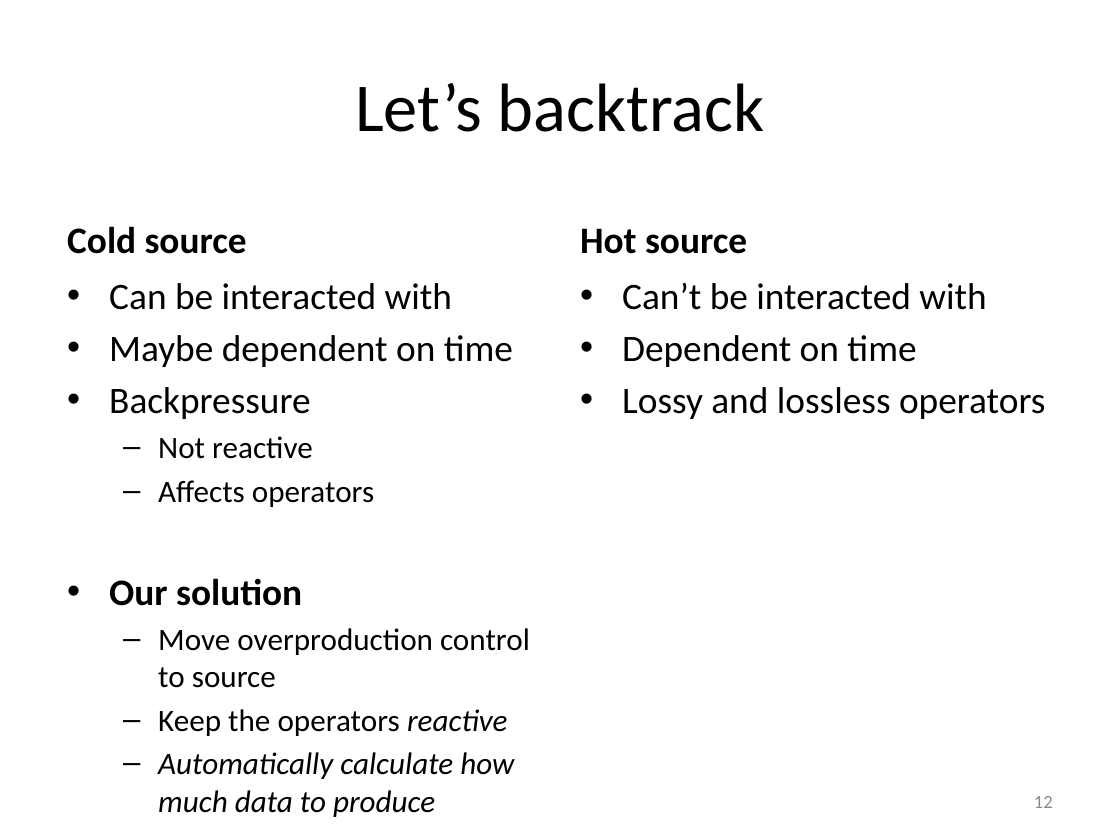
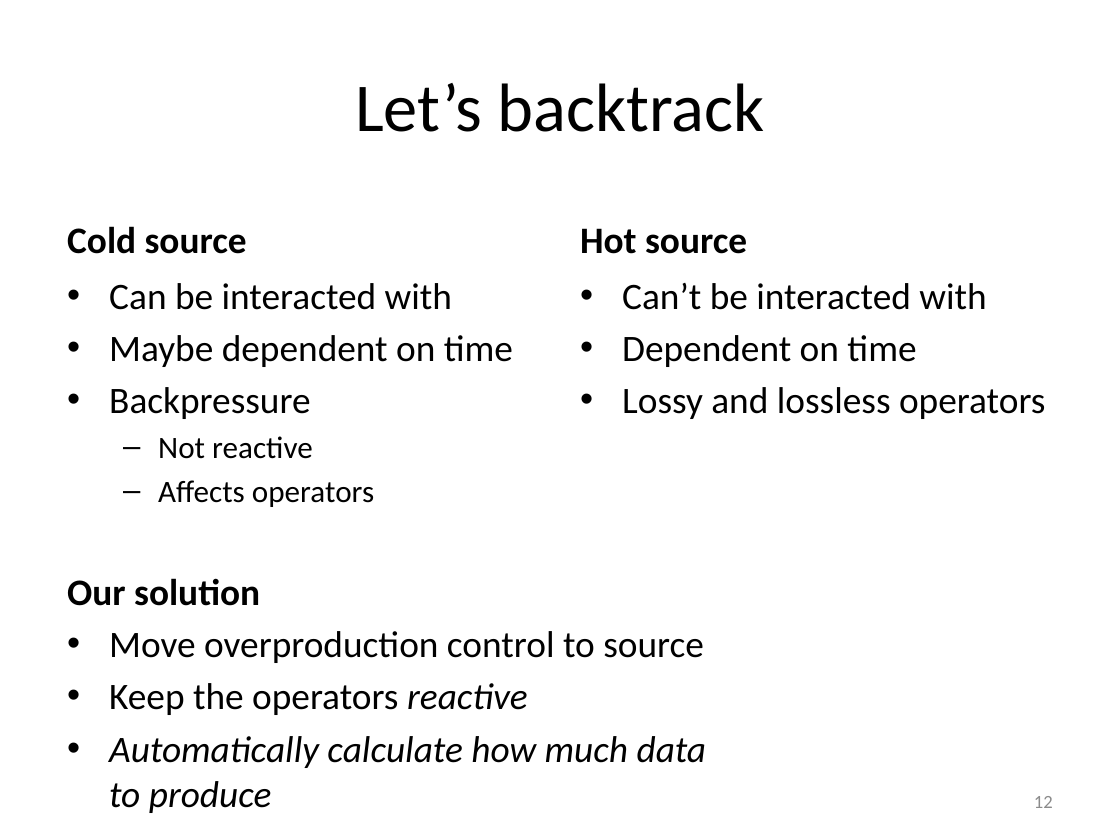
Before and after one commit to rvanheest/Thesis-Feedback-Control-Report-and-Presentation, a slide deck: slide 13 of presentation/Presentation.pptx. Drawn at 1120x840 pixels with LibreOffice and Linux fonts; fonts in the diff are those of the drawing. Boxes give left, top, right and bottom in pixels: in the first picture for what was removed or moved away, otherwise in the second. Text is boxed around its words. In the diff, an @@ line names an element or a change of style, - is before the commit and + after.

```diff
--- a/presentation/Presentation.pptx
+++ b/presentation/Presentation.pptx
@@ text at (67, 578, 707, 813): size 20 to 24 pt in "Move overproduction control to source", "Keep the operators reactive", "Automatically calculate how much data to produce"; bullet • to none; bullet – to •; list level 2 to 1 in "Move overproduction control to source"; list level 2 to 1 in "Keep the operators reactive"; list level 2 to 1 in "Automatically calculate how much data ..." @@
```
Also in this commit, not shown: 1 slide added, 2 other files.
